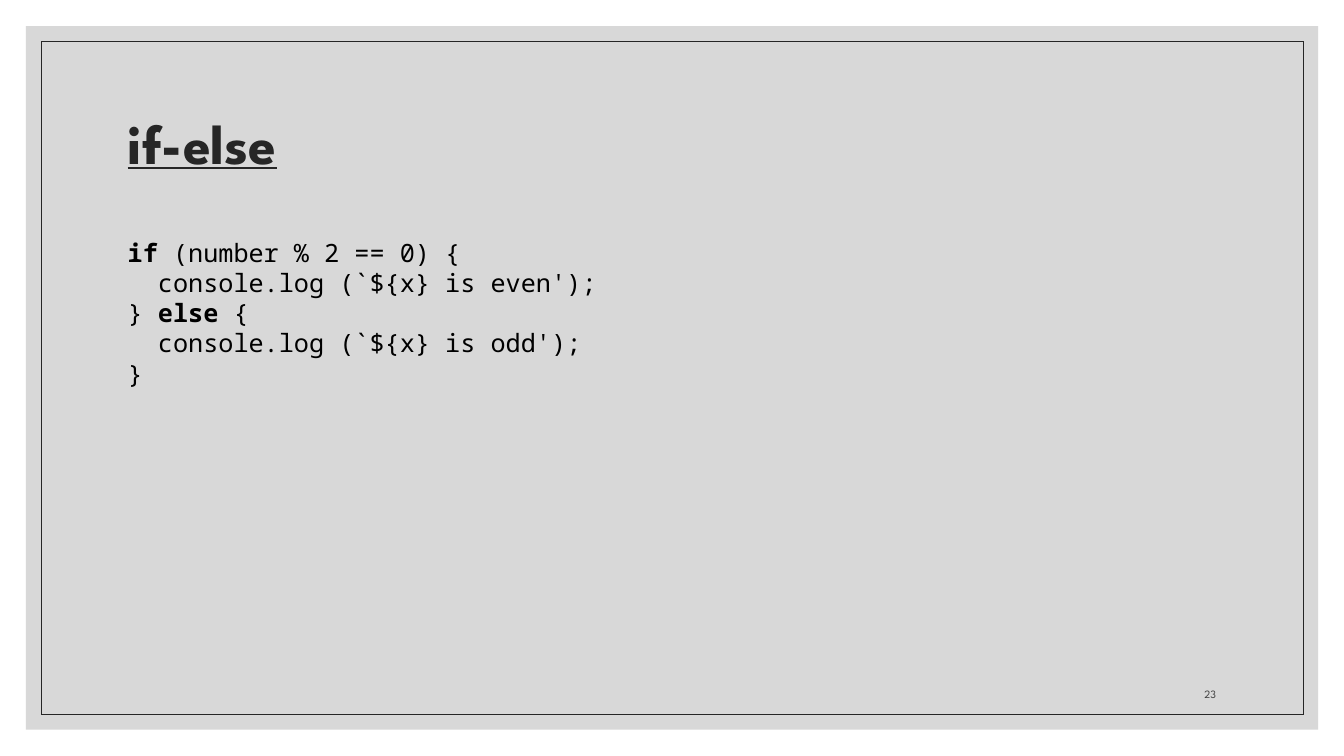
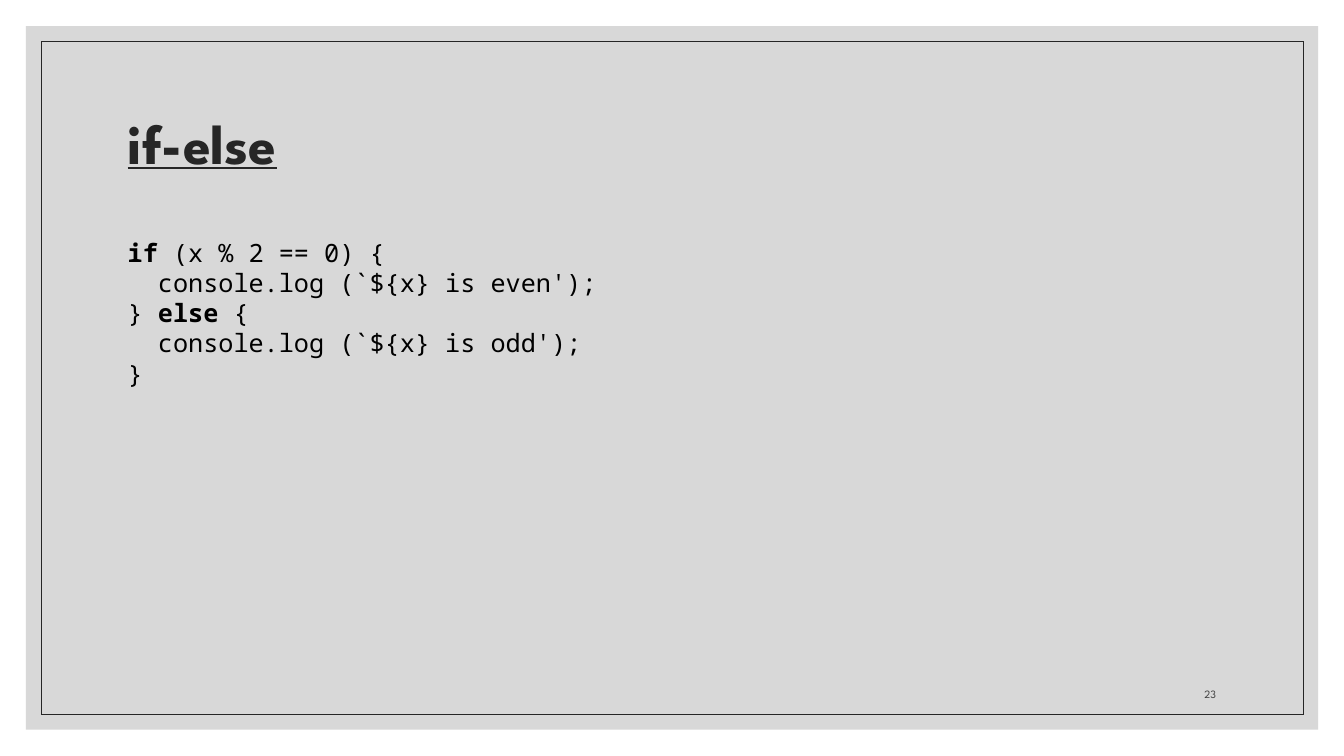
Before and after one commit to zackstotts/base-node-curriculum, a slide deck: slide 23 of unit_00/html_review/04 JavaScript 1.pptx. Drawn at 1344x756 pixels with LibreOffice and Linux fonts; fonts in the diff are those of the drawing. Boxes give left, top, right and bottom in pixels: in the first picture for what was removed or moved away, otherwise in the second. Text is boxed around its words. In the diff, an @@ line names an element or a change of style, - is before the commit and + after.

```diff
--- a/unit_00/html_review/04 JavaScript 1.pptx
+++ b/unit_00/html_review/04 JavaScript 1.pptx
@@ text at (128, 242, 354, 266): text changed @@
-if (number % 2 == 0) {
+if (x % 2 == 0) {
```
Also in this commit, not shown: 1 other file.
